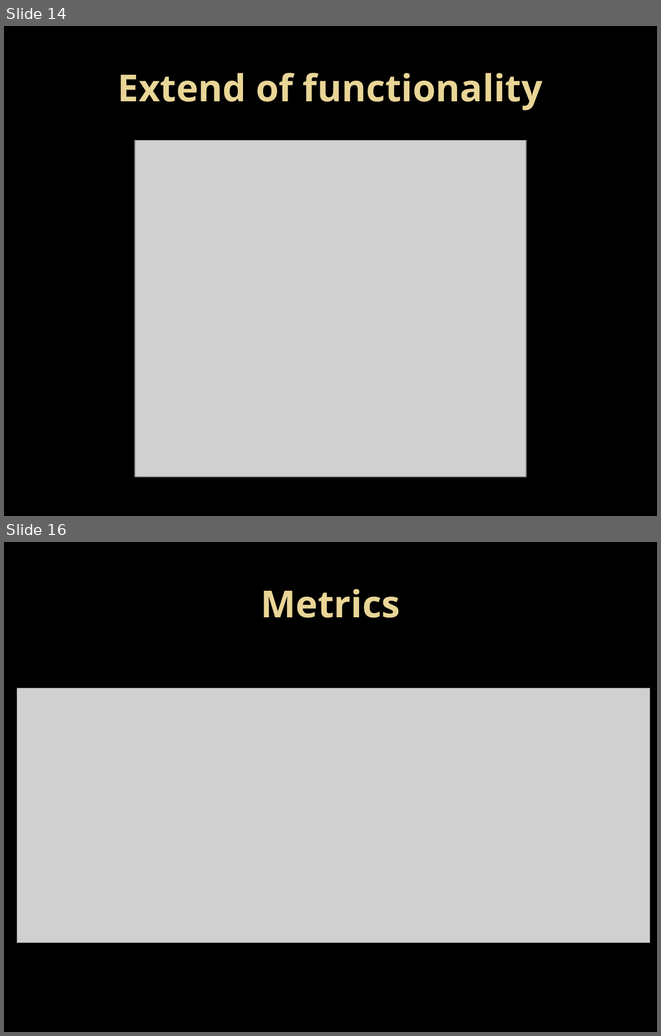
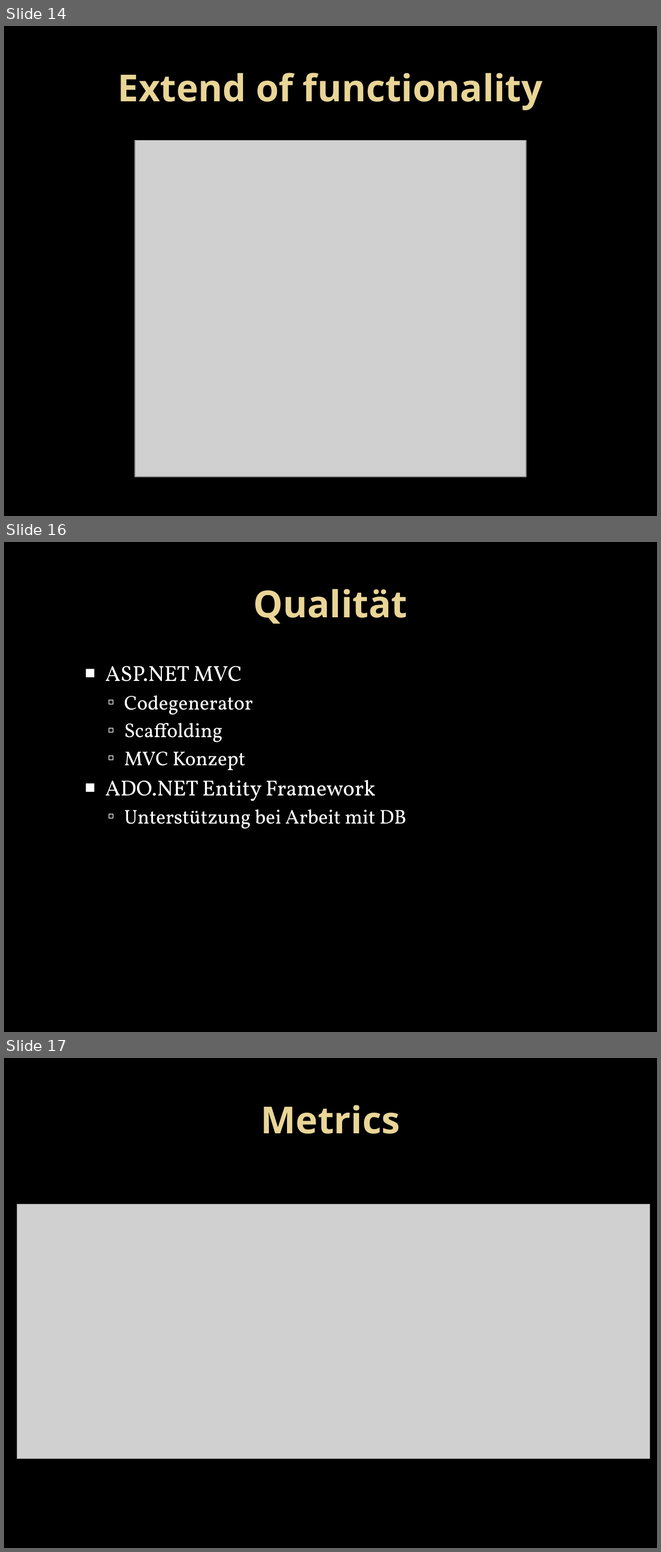
Before and after one commit to twerner93/OnLib_Documents, a slide deck: Final Project Handin/Final Presentation/Online-Library.pptx. Shown one above the other, each under a label of ours: slides 14 and 16 before the commit, slides 14, 16 and 17 after it; the slides between them are not shown. The pictures are 661x1036 and 661x1552 pixels, drawn with LibreOffice and Linux fonts; fonts in the diff are those of the drawing; grey boxes stand for pictures; background and template pictures are left out. Boxes give left, top, right and bottom in pixels: in the first picture for what was removed or moved away, otherwise in the second. Text is boxed around its words. In the diff, an @@ line names an element or a change of style, - is before the commit and + after.

```diff
--- a/Final Project Handin/Final Presentation/Online-Library.pptx
+++ b/Final Project Handin/Final Presentation/Online-Library.pptx
@@ slide 16 added at (4,542,657,1032), background picture (left out) @@
@@ title added at (254,589,407,624), 41 pt, text gradient #EAD696 to #E7D081, bold @@
+Qualität
@@ text added at (105,666,406,829), 22 pt, text #FFFFFF @@
+  ■ ASP.NET MVC
+    ▫ Codegenerator
+    ▫ Scaffolding
+    ▫ MVC Konzept
+  ■ ADO.NET Entity Framework
+    ▫ Unterstützung bei Arbeit mit DB
@@ what was slide 16 is now slide 17 @@
```
Also in this commit, not shown: 1 slide changed.
